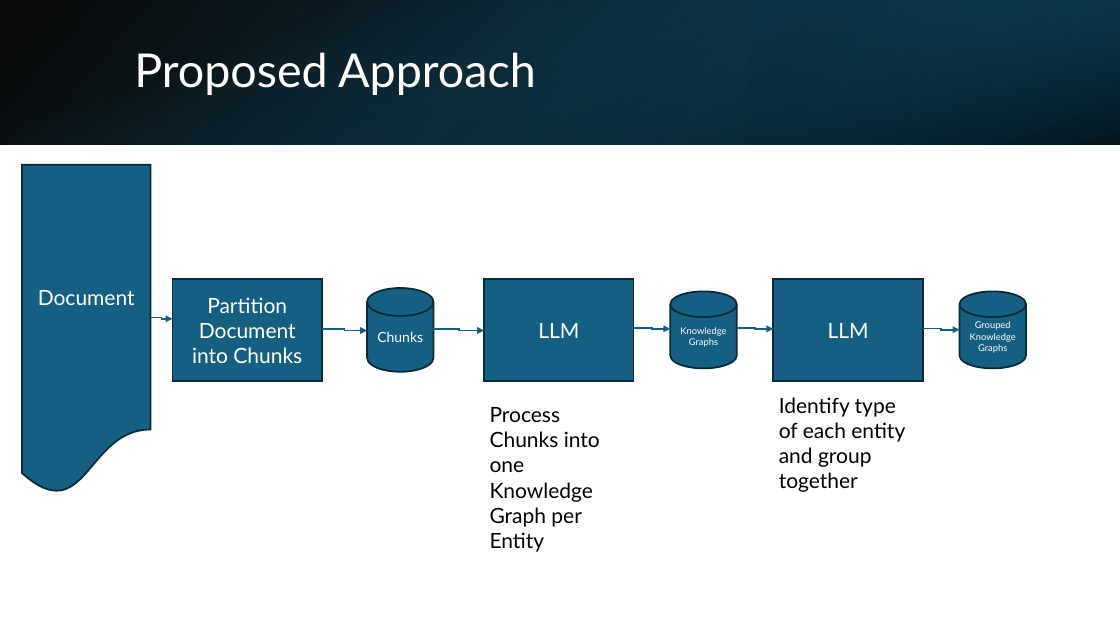
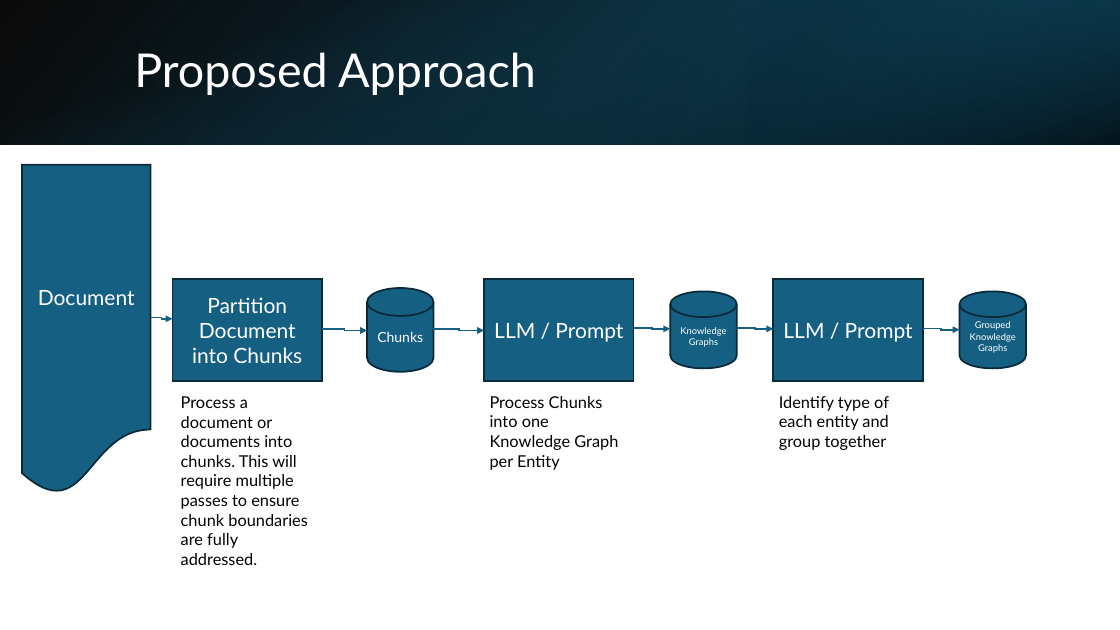
Before and after one commit to OwlSaver/GWU, a slide deck: slide 3 of Praxis/Advisor/Session 7/Wacey Michal Praxis Methodology V2.pptx. Drawn at 1120x630 pixels with LibreOffice and Linux fonts; fonts in the diff are those of the drawing. Boxes give left, top, right and bottom in pixels: in the first picture for what was removed or moved away, otherwise in the second. Text is boxed around its words. In the diff, an @@ line names an element or a change of style, - is before the commit and + after.

```diff
--- a/Praxis/Advisor/Session 7/Wacey Michal Praxis Methodology V2.pptx
+++ b/Praxis/Advisor/Session 7/Wacey Michal Praxis Methodology V2.pptx
@@ text in rectangle at (x1=494, y1=323, x2=623, y2=342): text changed @@
-LLM
+LLM / Prompt
@@ text in rectangle at (x1=783, y1=323, x2=913, y2=342): text changed @@
-LLM
+LLM / Prompt
@@ text "Process Chunks into one Knowledge ..." at (x1=490, y1=396, x2=618, y2=470): size 18 to 14 pt @@
@@ text "Process Chunks into one Knowledge ..." moved from (x1=490, y1=407, x2=600, y2=552) to (x1=490, y1=396, x2=618, y2=470) @@
@@ text "Identify type of each entity ..." at (x1=779, y1=396, x2=889, y2=450): size 18 to 14 pt @@
@@ text added at (x1=181, y1=396, x2=308, y2=565), 14 pt, text #000000 @@
+Process a document or documents into chunks. This will require multiple passes to ensure chunk boundaries are fully addressed.
```
Also in this commit, not shown: 6 other slides changed, 1 slide added, 1 slide removed, 3 other files.
